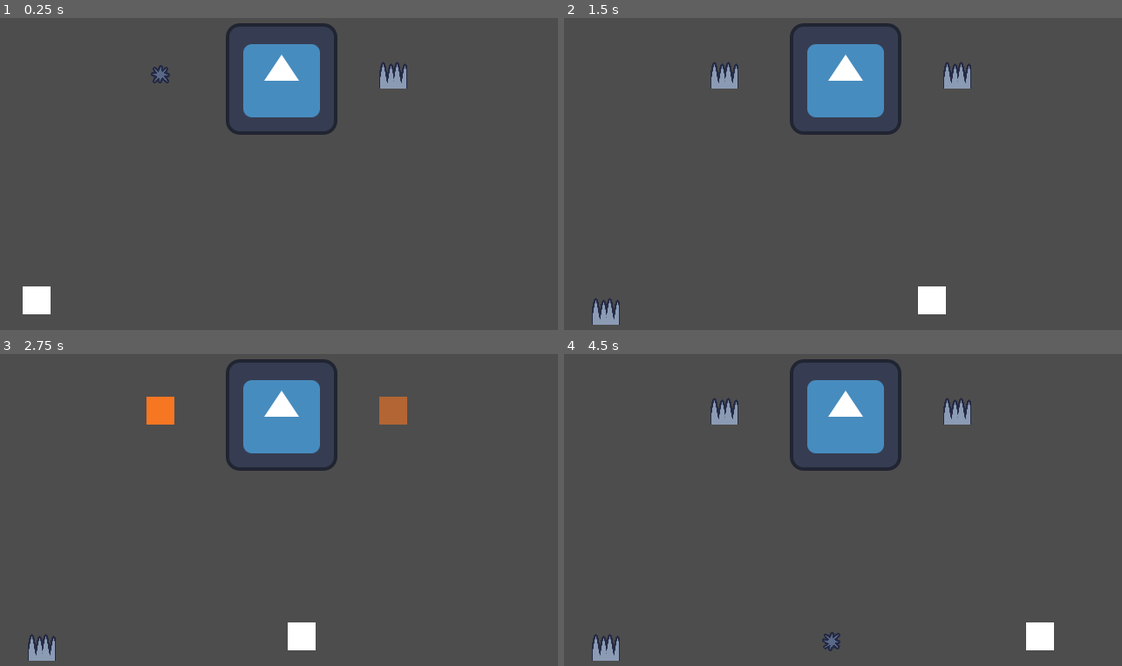
Above: before the commit, frames 1-4 (two rows, left to right).
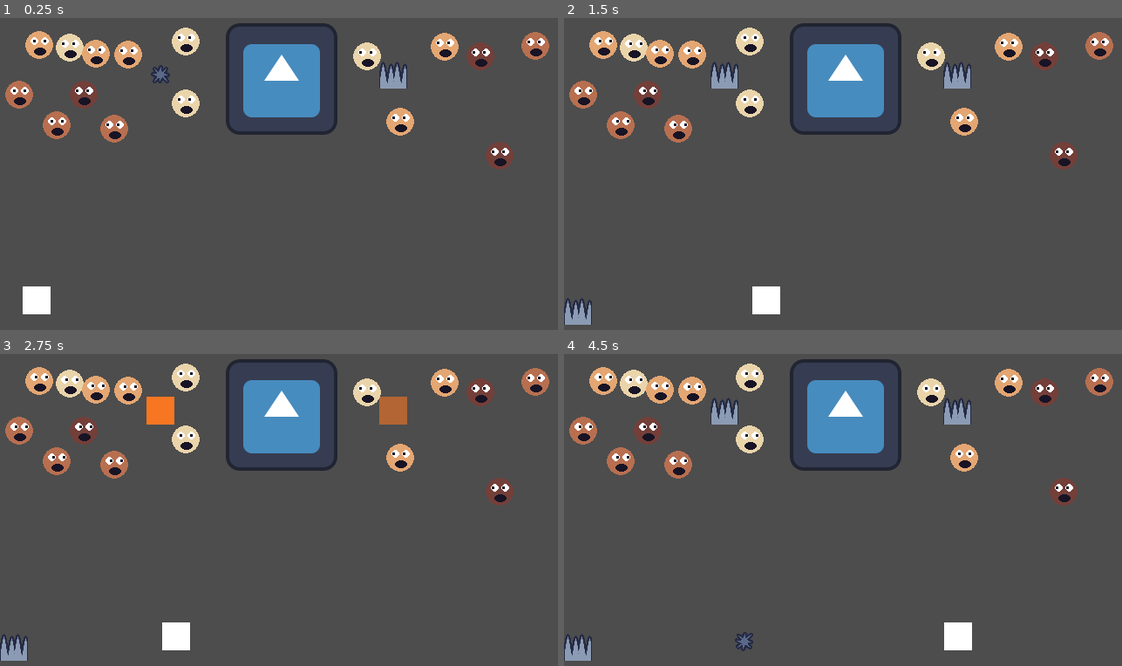
Above: after the commit, the same moments.

Repository: coelhucas/ggj-2024
Game: Godot game, scene res://src/scenes/main.tscn
The game is run twice, just before and just after one commit, with the same random seed, the same clock (stepped at 60 frames per second) and the same inputs. The engine's default icon, where the game draws it, is replaced by a stand-in: a white triangle on a blue panel in a dark square.
Inputs:
- Up to frame 1 (0.25 s): no input
- Up to frame 2 (1.5 s): tap Enter at 0.5 s; hold D (p1_right) from 0.53 s (still down); tap Left (p2_left) at 0.6 s; tap W (p1_up) at 0.77 s; tap Right (p2_right) at 1.35 s
- Up to frame 3 (2.75 s): tap W (p1_up) at 1.52 s; release D (p1_right) at 2.03 s; hold A (p1_left) from 2.03 s (still down); tap Left (p2_left) at 2.1 s
- Up to frame 4 (4.5 s): release A (p1_left) at 2.78 s; hold D (p1_right) 2.78-4.28 s; tap Right (p2_right) at 2.85, 4.35 s; tap W (p1_up) at 3.02, 3.77 s; tap Left (p2_left) at 3.6 s; hold A (p1_left) from 4.28 s (still down)

The runs differ from the first frame. In frame 1, 5.4% of the frame differs, in the area x 0-99%, y 3-49%; in frame 2, 7.1%; in frame 3, 7.1%; in frame 4, 7.4%, in the area x 0-99%, y 3-99%.

Commit message:
add base audience

Diff:
--- a/project.godot
+++ b/project.godot
@@ -14,6 +14,10 @@
 run/main_scene="res://src/scenes/main.tscn"
 config/features=PackedStringArray("4.2", "Forward Plus")
 config/icon="res://icon.svg"
+
+[autoload]
+
+Global="*res://src/autoload/Global.gd"
 
 [display]
 
--- /dev/null
+++ b/src/autoload/Global.gd
@@ -0,0 +1,3 @@
+extends Node
+
+signal set_player(_p)
--- a/src/scenes/main.tscn
+++ b/src/scenes/main.tscn
@@ -1,9 +1,10 @@
-[gd_scene load_steps=8 format=3 uid="uid://bxwjcuxapq523"]
+[gd_scene load_steps=9 format=3 uid="uid://bxwjcuxapq523"]
 
 [ext_resource type="PackedScene" uid="uid://jp7mgugpc8mu" path="res://src/scenes/player/player.tscn" id="1_4s3sc"]
 [ext_resource type="Script" path="res://src/scenes/Main.gd" id="1_rbhpf"]
 [ext_resource type="PackedScene" uid="uid://c42d2c58m34o6" path="res://src/scenes/king/king.tscn" id="2_fadux"]
 [ext_resource type="PackedScene" uid="uid://k7hsdvivpmgm" path="res://src/scenes/king/selectors/trap_selector.tscn" id="3_lpelj"]
+[ext_resource type="PackedScene" uid="uid://dv5p5ifof14ek" path="res://src/scenes/public/person.tscn" id="5_4vk1h"]
 
 [sub_resource type="RectangleShape2D" id="RectangleShape2D_gyoqy"]
 size = Vector2(774, 20)
@@ -55,4 +56,52 @@
 tile_set = SubResource("TileSet_ofp0x")
 format = 2
 
+[node name="Person" parent="Main" instance=ExtResource("5_4vk1h")]
+position = Vector2(45, 31)
+
+[node name="Person2" parent="Main" instance=ExtResource("5_4vk1h")]
+position = Vector2(80, 34)
+
+[node name="Person3" parent="Main" instance=ExtResource("5_4vk1h")]
+position = Vector2(110, 41)
+
+[node name="Person4" parent="Main" instance=ExtResource("5_4vk1h")]
+position = Vector2(147, 42)
+
+[node name="Person5" parent="Main" instance=ExtResource("5_4vk1h")]
+position = Vector2(213, 27)
+
+[node name="Person6" parent="Main" instance=ExtResource("5_4vk1h")]
+position = Vector2(421, 44)
+
+[node name="Person7" parent="Main" instance=ExtResource("5_4vk1h")]
+position = Vector2(510, 33)
+
+[node name="Person8" parent="Main" instance=ExtResource("5_4vk1h")]
+position = Vector2(551, 44)
+
+[node name="Person9" parent="Main" instance=ExtResource("5_4vk1h")]
+position = Vector2(614, 32)
+
+[node name="Person10" parent="Main" instance=ExtResource("5_4vk1h")]
+position = Vector2(573, 158)
+
+[node name="Person11" parent="Main" instance=ExtResource("5_4vk1h")]
+position = Vector2(459, 119)
+
+[node name="Person12" parent="Main" instance=ExtResource("5_4vk1h")]
+position = Vector2(213, 98)
+
+[node name="Person13" parent="Main" instance=ExtResource("5_4vk1h")]
+position = Vector2(131, 127)
+
+[node name="Person14" parent="Main" instance=ExtResource("5_4vk1h")]
+position = Vector2(65, 123)
+
+[node name="Person15" parent="Main" instance=ExtResource("5_4vk1h")]
+position = Vector2(22, 88)
+
+[node name="Person16" parent="Main" instance=ExtResource("5_4vk1h")]
+position = Vector2(96, 88)
+
 [node name="CanvasLayer" type="CanvasLayer" parent="."]
--- a/src/scenes/player/player.gd
+++ b/src/scenes/player/player.gd
@@ -1,15 +1,23 @@
 extends CharacterBody2D
 
 const GRAVITY := 50
-const SPEED := 400
-const JUMP_FORCE := -600
+const SPEED := 200
+const JUMP_FORCE := -700
+
+var invincibility_time := false
 
 var hp := 3:
 	set(_hp):
 		hp = _hp
 		if hp <= 0:
-			# TODO: condicao de derrota do player 1
+			# TODO: derrota do player 1
 			queue_free()
+
+
+func _ready() -> void:
+	await get_tree().create_timer(0.1).timeout
+	Global.set_player.emit(self)
+
 
 func _physics_process(delta):
 	var _input := Input.get_axis("p1_left", "p1_right")
@@ -22,5 +30,16 @@
 	move_and_slide()
 
 func take_damage(_amount: int = 1) -> void:
-	print("uh")
+	if invincibility_time: return
 	hp -= _amount
+	flash()
+
+
+func flash(_times: int = 3) -> void:
+	invincibility_time = true
+	for i in range(_times):
+		hide()
+		await get_tree().create_timer(0.12).timeout
+		show()
+		await get_tree().create_timer(0.12).timeout
+	invincibility_time = false
--- a/src/scenes/player/player.tscn
+++ b/src/scenes/player/player.tscn
@@ -18,3 +18,5 @@
 
 [node name="CollisionShape2D" type="CollisionShape2D" parent="."]
 shape = SubResource("RectangleShape2D_0nrfi")
+
+[node name="Timer" type="Timer" parent="."]
--- /dev/null
+++ b/src/scenes/public/person.gd
@@ -0,0 +1,30 @@
+extends Node2D
+
+@onready var sprite := $Sprite2D
+@onready var skin := $Skin
+
+var offset := 32
+var player: Node2D
+
+
+func _ready() -> void:
+	skin.frame = randi() % skin.hframes
+	Global.set_player.connect(func(_p):
+		print("wow")
+		player = _p
+	)
+
+
+func _process(delta):
+	if not is_instance_valid(player):
+		return
+
+	print(abs(player.global_position.x - global_position.x))
+
+	if player.global_position.x > global_position.x and abs(player.global_position.x - global_position.x) > offset:
+		sprite.frame = 3
+	elif player.global_position.x < global_position.x  and abs(player.global_position.x - global_position.x) > offset:
+		sprite.frame = 2
+
+	if abs(player.global_position.x - global_position.x) < offset:
+		sprite.frame = 0
--- /dev/null
+++ b/src/scenes/public/person.tscn
@@ -0,0 +1,17 @@
+[gd_scene load_steps=4 format=3 uid="uid://dv5p5ifof14ek"]
+
+[ext_resource type="Script" path="res://src/scenes/public/person.gd" id="1_51y0e"]
+[ext_resource type="Texture2D" uid="uid://cw2dl4bmxor1w" path="res://assets/sprites/public-face.png" id="1_eaee7"]
+[ext_resource type="Texture2D" uid="uid://dsbrm04hlw7h" path="res://assets/sprites/public-skins.png" id="2_h7876"]
+
+[node name="Person" type="Node2D"]
+script = ExtResource("1_51y0e")
+
+[node name="Skin" type="Sprite2D" parent="."]
+texture = ExtResource("2_h7876")
+hframes = 4
+
+[node name="Sprite2D" type="Sprite2D" parent="."]
+texture = ExtResource("1_eaee7")
+hframes = 4
+frame = 3
--- a/src/scenes/traps/spike.gd
+++ b/src/scenes/traps/spike.gd
@@ -2,5 +2,4 @@
 
 
 func _on_body_entered(body):
-	print("Dano no player")
 	body.take_damage()
--- a/src/scenes/traps/spike_ball.gd
+++ b/src/scenes/traps/spike_ball.gd
@@ -16,7 +16,6 @@
 
 
 func _on_hitbox_body_entered(body):
-	print("damage player")
 	body.take_damage()
 
 
Binary file added: assets/sprites/public-face.png
Not shown, added: assets/sprites/public-face.png.import
Binary file added: assets/sprites/public-skins.png
Not shown, added: assets/sprites/public-skins.png.import
